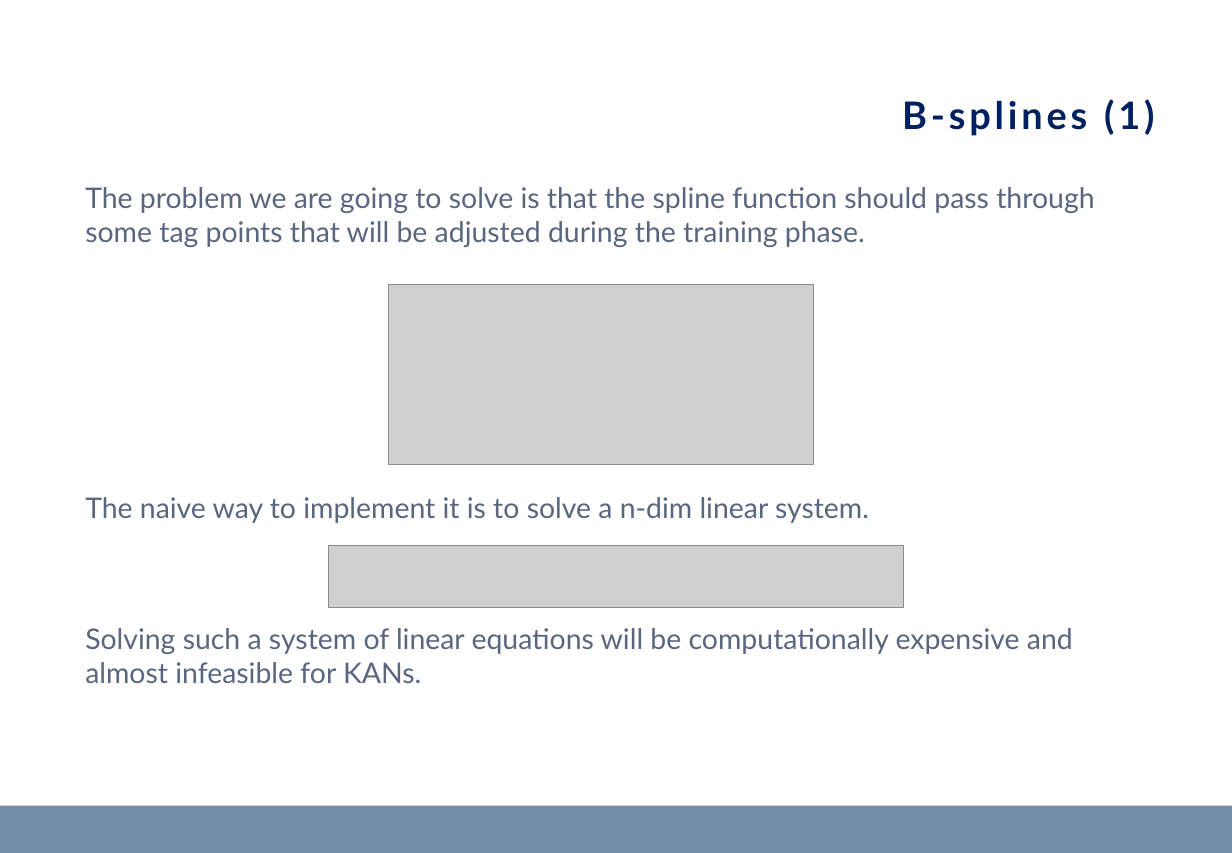
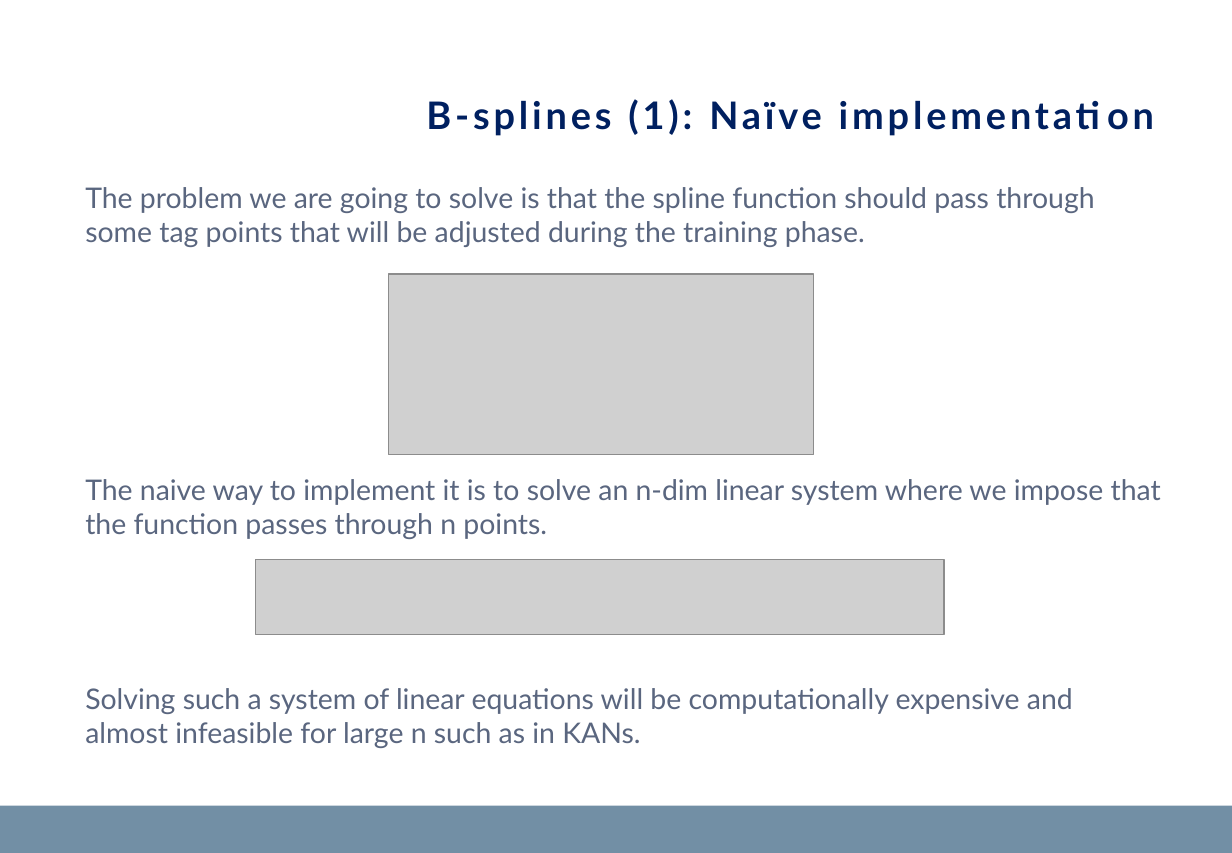
Before and after one commit to matteopasqual02/KAN-naml, a slide deck: slide 7 of KANs_presentation.pptx. Drawn at 1232x853 pixels with LibreOffice and Linux fonts; fonts in the diff are those of the drawing; grey boxes stand for pictures; background and template pictures are left out. Boxes give left, top, right and bottom in pixels: in the first picture for what was removed or moved away, otherwise in the second. Text is boxed around its words. In the diff, an @@ line names an element or a change of style, - is before the commit and + after.

```diff
--- a/KANs_presentation.pptx
+++ b/KANs_presentation.pptx
@@ title at [426, 99, 679, 135]: text changed @@
-B-splines (1)
+B-splines (1): Naïve implementation
@@ picture: place and size @@
-picture at [389, 284, 815, 465]
+picture at [389, 274, 815, 455]
@@ text at [85, 479, 1161, 748]: text changed @@
-The naive way to implement it is to solve a n-dim linear system.
-Solving such a system of linear equations will be computationally expensive and almost infeasible for KANs.
+The naive way to implement it is to solve an n-dim linear system where we impose that the function passes through n points.
+Solving such a system of linear equations will be computationally expensive and almost infeasible for large n such as in KANs.
@@ picture: place and size @@
-picture at [329, 545, 903, 607]
+picture at [256, 560, 944, 635]
```
Also in this commit, not shown: 9 other slides changed, 1 slide added, 2 other files.
